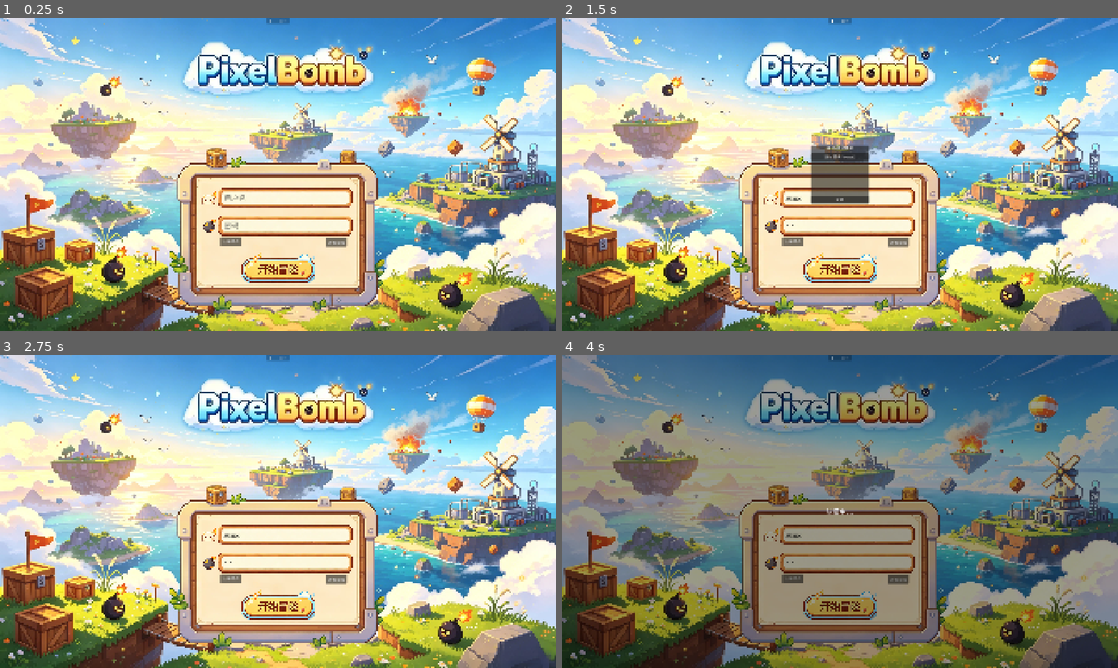
Above: before the commit, frames 1-4 (two rows, left to right).
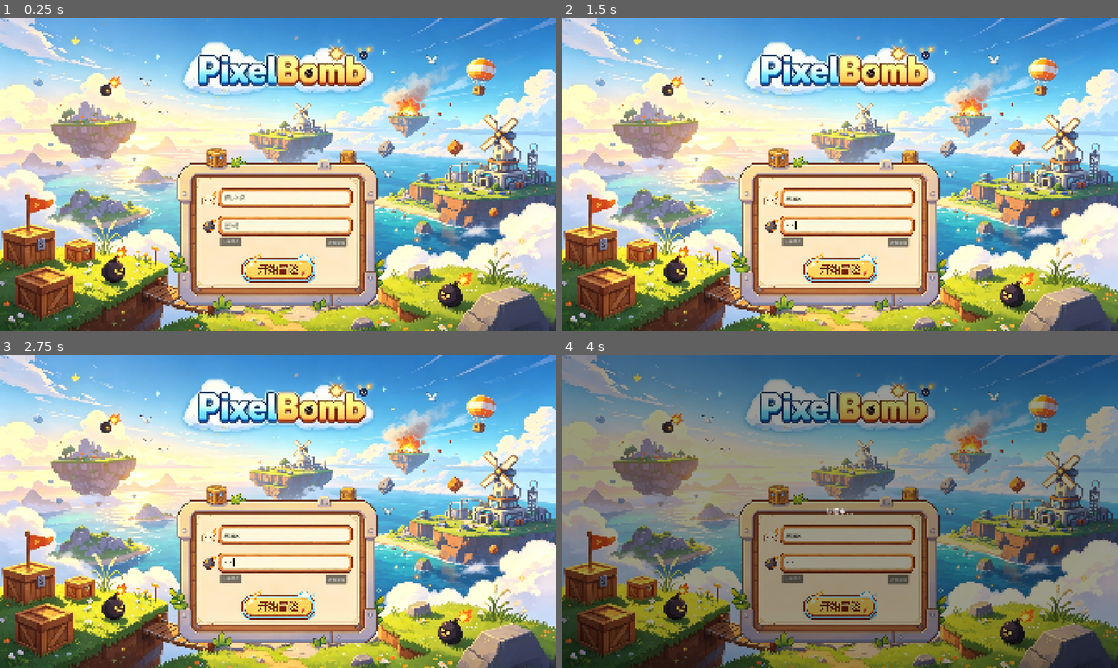
Above: after the commit, the same moments.

Repository: qizh1yang/PixelBomb
Game: Godot game, scene res://scenes/Login/login.tscn
Two runs of this game, one before a commit and one after it. Both use one fixed random seed, a clock stepped at 60 frames per second and the inputs below. The engine's default icon, where the game draws it, is replaced by a stand-in: a white triangle on a blue panel in a dark square.
Inputs (mouse positions are in pixels of both pictures, inside the frame that each line leads up to):
- Up to frame 1 (0.25 s): no input
- Up to frame 2 (1.5 s): click (867, 199) at 0.52 s; type "Alex" at 0.6 s; click (867, 224) at 0.75 s; type "12" at 0.83 s; click (840, 21) at 1.25 s, where only the run before the commit has a clickable "🛠️ DEV"
- Up to frame 3 (2.75 s): click (278, 492) at 2 s, where only the run before the commit has a clickable "跳过登录 (Mock)"
- Up to frame 4 (4 s): click (840, 605) at 2.75 s; click "注册用户" at 3.5 s

The runs differ from the first frame. In frame 1, less than 0.1% of the frame differs, in the area x 47-53%, y 0-2%; in frame 2, 2.1%, in the area x 41-56%, y 0-68%; in frame 3, less than 0.1%; in frame 4, less than 0.1%.
Error before the commit: Invalid call. Nonexistent function 'mock_login_for_offline' in base 'Node (network_manager.gd)'. (res://ui/dev_hud/dev_hud.gd:113)

Commit message:
删除 DEV 测试场景 dev_hud

Diff:
--- a/client/project.godot
+++ b/client/project.godot
@@ -26,7 +26,6 @@
 MapRegistry="*res://autoloads/map_registry.gd"
 UIManager="*res://autoloads/ui_manager.gd"
 ConnectionMonitor="*res://ui/connection_monitor/connection_monitor.tscn"
-DevHUD="*res://ui/dev_hud/dev_hud.tscn"
 McpInteractionServer="*res://autoloads/mcp_interaction_server.gd"
 User="*res://autoloads/user.gd"
 InputManager="*res://autoloads/input_manager.gd"
--- a/client/ui/dev_hud/dev_hud.gd
+++ /dev/null
@@ -1,141 +0,0 @@
-# 开发调试 HUD 覆盖层
-# 按反引号键切换显示，展示 FPS、地图种子、网络状态等信息
-# 创建时间：2026-05-08
-
-extends CanvasLayer
-
-# 注意：不使用 class_name，避免与 Autoload 单例名称冲突
-# 单例可通过 /root/DevHUD 访问
-
-# ── 节点引用 ──
-@onready var panel: Panel = $Panel
-@onready var fpsLabel: Label = $Panel/VBox/FPS
-@onready var seedLabel: Label = $Panel/VBox/Seed
-@onready var roomLabel: Label = $Panel/VBox/Room
-@onready var playerLabel: Label = $Panel/VBox/Player
-@onready var netStatusLabel: Label = $Panel/VBox/NetStatus
-@onready var copySeedBtn: Button = $Panel/VBox/CopySeed
-
-@onready var testTrigger: Button = %TestTrigger
-@onready var testPanel: Control = %TestPanel
-@onready var testButtonsContainer: VBoxContainer = %TestButtons
-@onready var closeTestBtn: Button = $TestPanel/VBox/CloseTest
-
-# ── 私有成员变量 ──
-var _isVisible: bool = false
-
-func _ready() -> void:
-	panel.visible = false
-	testPanel.visible = false
-	copySeedBtn.pressed.connect(_copySeed)
-	testTrigger.pressed.connect(_onTestTriggerPressed)
-	closeTestBtn.pressed.connect(func(): testPanel.hide())
-
-	# 优化开发者调试面板触发按钮，使其融入现代界面且语义清晰，避免玩家困惑
-	if testTrigger:
-		testTrigger.text = "🛠️ DEV"
-		testTrigger.add_theme_font_size_override("font_size", 12)
-		testTrigger.add_theme_color_override("font_color", Color(1.0, 1.0, 1.0, 0.4)) # 设为 40% 半透明
-
-		# 创建精致的微型极简半透明背景
-		var dev_style = StyleBoxFlat.new()
-		dev_style.bg_color = Color(0.0, 0.0, 0.0, 0.25) # 极淡深灰色背板
-		dev_style.corner_radius_top_left = 4
-		dev_style.corner_radius_top_right = 4
-		dev_style.corner_radius_bottom_left = 4
-		dev_style.corner_radius_bottom_right = 4
-		dev_style.content_margin_left = 6
-		dev_style.content_margin_right = 6
-		dev_style.content_margin_top = 2
-		dev_style.content_margin_bottom = 2
-
-		testTrigger.add_theme_stylebox_override("normal", dev_style)
-		testTrigger.add_theme_stylebox_override("hover", dev_style)
-		testTrigger.add_theme_stylebox_override("pressed", dev_style)
-
-func _onTestTriggerPressed() -> void:
-	testPanel.visible = !testPanel.visible
-	if testPanel.visible:
-		_refreshTestButtons()
-
-func _refreshTestButtons() -> void:
-	# 清空旧按钮
-	for child in testButtonsContainer.get_children():
-		child.queue_free()
-
-	var currentScene = get_tree().current_scene
-	if not currentScene: return
-
-	var scenePath = currentScene.scene_file_path
-
-	# 根据场景添加不同测试按钮
-	if scenePath.contains("login.tscn"):
-		_addTestButton("跳过登录 (Mock)", _testSkipLogin)
-
-	if scenePath.contains("lobby.tscn"):
-		_addTestButton("强制进入房间", func():
-			var net = get_node_or_null("/root/NetworkManager")
-			if net: net.join_room("TEST_ROOM")
-		)
-
-	if scenePath.contains("game_stage.tscn"):
-		_addTestButton("填充背包 (T)", func():
-			var player = GameMode.get_local_player()
-			if player and player.get_node_or_null("Backpack"):
-				player.get_node("Backpack").show()
-				player.get_node("Backpack").debugFill()
-		)
-		_addTestButton("自杀", func():
-			var player = GameMode.get_local_player()
-			if player and player.has_method("die"):
-				player.die()
-		)
-		_addTestButton("强制激活撤离点", func():
-			var gm = get_node_or_null("/root/GameMode")
-			var net = get_node_or_null("/root/NetworkManager")
-			print("[DEV] Clicked Force Evac Activate")
-			if gm:
-				gm._onNetworkMessage({"type": "evac_activated", "payload": {}}, net)
-		)
-
-func _addTestButton(text: String, callback: Callable) -> void:
-	var btn = Button.new()
-	btn.text = text
-	btn.pressed.connect(callback)
-	btn.pressed.connect(func(): testPanel.hide()) # 点击后自动关闭
-	testButtonsContainer.add_child(btn)
-
-# --- 特殊测试逻辑 ---
-
-func _testSkipLogin() -> void:
-	var net = get_node_or_null("/root/NetworkManager")
-	if net:
-		net.mock_login_for_offline(12345678)
-		get_tree().change_scene_to_file("res://scenes/Lobby/lobby.tscn")
-
-func _process(_delta: float) -> void:
-	if not _isVisible:
-		return
-	fpsLabel.text = "帧率: %d" % Engine.get_frames_per_second()
-
-	var net = get_node_or_null("/root/NetworkManager")
-	if net:
-		seedLabel.text = "地图种子: %d" % net.map_seed
-		roomLabel.text = "房间号: %s" % net.current_room
-		playerLabel.text = "玩家: %s (序号 %d)" % [net.player_name, net.my_player_index]
-		netStatusLabel.text = "网络状态: %s" % ("已连接" if net.is_connected_to_host else "未连接")
-	else:
-		seedLabel.text = "地图种子: N/A"
-		roomLabel.text = "房间号: N/A"
-		playerLabel.text = "玩家: N/A"
-		netStatusLabel.text = "网络状态: 无网络管理器"
-
-# 将地图种子复制到系统剪贴板
-func _copySeed() -> void:
-	var net = get_node_or_null("/root/NetworkManager")
-	if net:
-		var seedText: String = str(net.map_seed)
-		DisplayServer.clipboard_set(seedText)
-		copySeedBtn.text = "已复制!"
-		var timer: SceneTreeTimer = get_tree().create_timer(1.5)
-		timer.timeout.connect(func(): copySeedBtn.text = "复制种子")
--- a/client/ui/dev_hud/dev_hud.tscn
+++ /dev/null
@@ -1,96 +0,0 @@
-[gd_scene load_steps=3 format=3]
-
-[ext_resource type="Script" path="res://ui/dev_hud/dev_hud.gd" id="1_dev"]
-
-[sub_resource type="StyleBoxEmpty" id="StyleBoxEmpty_trigger"]
-
-[node name="DevHUD" type="CanvasLayer"]
-layer = 128
-script = ExtResource("1_dev")
-
-[node name="Panel" type="Panel" parent="."]
-offset_right = 200.0
-offset_bottom = 160.0
-
-[node name="VBox" type="VBoxContainer" parent="Panel"]
-layout_mode = 1
-anchors_preset = 15
-anchor_right = 1.0
-anchor_bottom = 1.0
-grow_horizontal = 2
-grow_vertical = 2
-theme_override_constants/separation = 2
-
-[node name="FPS" type="Label" parent="Panel/VBox"]
-layout_mode = 2
-theme_override_font_sizes/font_size = 14
-
-[node name="Seed" type="Label" parent="Panel/VBox"]
-layout_mode = 2
-theme_override_font_sizes/font_size = 14
-
-[node name="Room" type="Label" parent="Panel/VBox"]
-layout_mode = 2
-theme_override_font_sizes/font_size = 14
-
-[node name="Player" type="Label" parent="Panel/VBox"]
-layout_mode = 2
-theme_override_font_sizes/font_size = 14
-
-[node name="NetStatus" type="Label" parent="Panel/VBox"]
-layout_mode = 2
-theme_override_font_sizes/font_size = 14
-
-[node name="CopySeed" type="Button" parent="Panel/VBox"]
-layout_mode = 2
-custom_minimum_size = Vector2(0, 24)
-text = "复制种子"
-
-[node name="TestTrigger" type="Button" parent="."]
-unique_name_in_owner = true
-anchors_preset = 5
-anchor_left = 0.5
-anchor_right = 0.5
-offset_left = -40.0
-offset_right = 40.0
-offset_bottom = 20.0
-grow_horizontal = 2
-theme_override_styles/normal = SubResource("StyleBoxEmpty_trigger")
-theme_override_styles/hover = SubResource("StyleBoxEmpty_trigger")
-theme_override_styles/pressed = SubResource("StyleBoxEmpty_trigger")
-theme_override_styles/disabled = SubResource("StyleBoxEmpty_trigger")
-theme_override_styles/focus = SubResource("StyleBoxEmpty_trigger")
-text = "[ TEST ]"
-
-[node name="TestPanel" type="PanelContainer" parent="."]
-unique_name_in_owner = true
-visible = false
-anchors_preset = 8
-anchor_left = 0.5
-anchor_top = 0.5
-anchor_right = 0.5
-anchor_bottom = 0.5
-offset_left = -100.0
-offset_top = -100.0
-offset_right = 100.0
-offset_bottom = 100.0
-grow_horizontal = 2
-grow_vertical = 2
-
-[node name="VBox" type="VBoxContainer" parent="TestPanel"]
-layout_mode = 2
-theme_override_constants/separation = 10
-
-[node name="Label" type="Label" parent="TestPanel/VBox"]
-layout_mode = 2
-text = "调试/测试菜单"
-horizontal_alignment = 1
-
-[node name="TestButtons" type="VBoxContainer" parent="TestPanel/VBox"]
-unique_name_in_owner = true
-layout_mode = 2
-size_flags_vertical = 3
-
-[node name="CloseTest" type="Button" parent="TestPanel/VBox"]
-layout_mode = 2
-text = "关闭"
Not shown, removed: client/ui/dev_hud/dev_hud.gd.uid
Not shown, added: server/pb-server-linux
Not shown, added: server/pixelbomb-server
